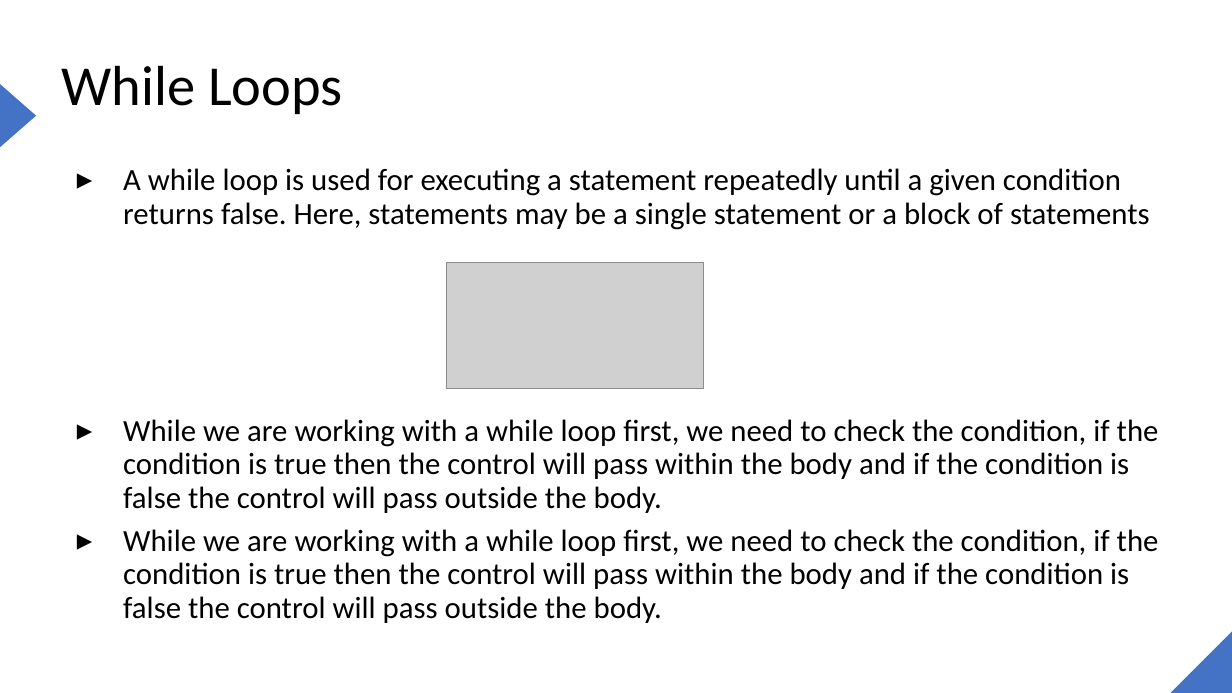
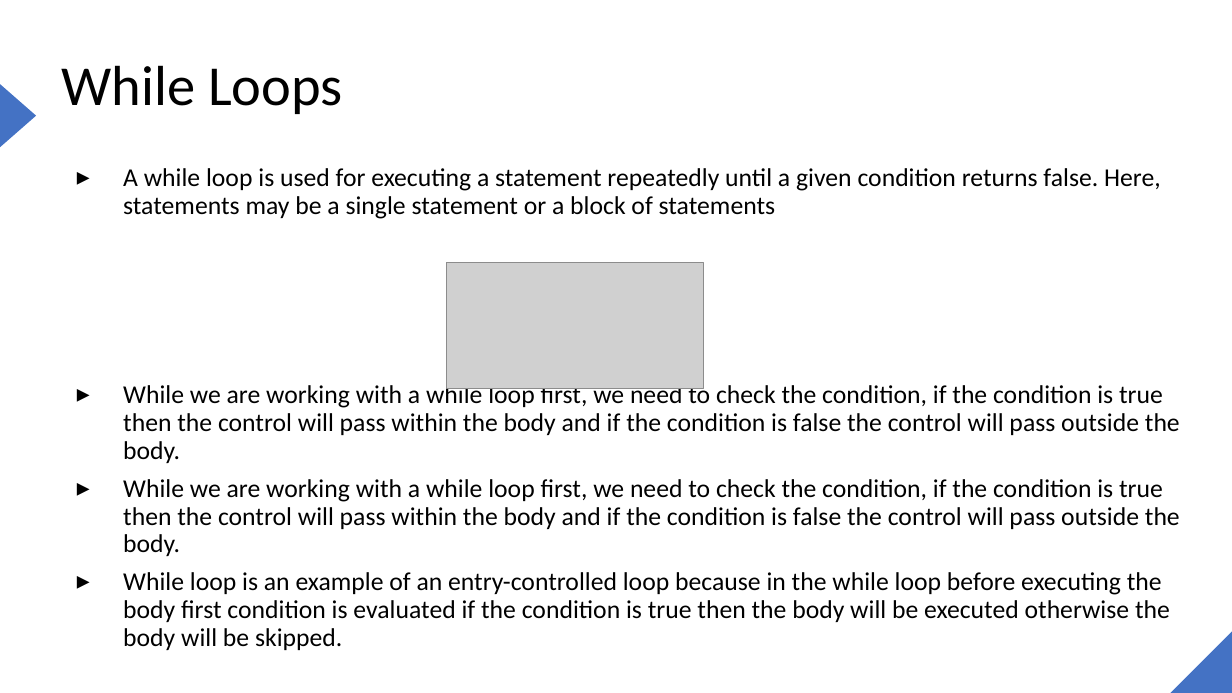
Before and after one commit to joe6276/The-sharp-Repo, a slide deck: slide 12 of Slides/6. Control Flow/Control Flow.pptx. Drawn at 1232x693 pixels with LibreOffice and Linux fonts; fonts in the diff are those of the drawing; grey boxes stand for pictures. Boxes give left, top, right and bottom in pixels: in the first picture for what was removed or moved away, otherwise in the second. Text is boxed around its words. In the diff, an @@ line names an element or a change of style, - is before the commit and + after.

Commit message:
working on control flow

```diff
--- a/Slides/6. Control Flow/Control Flow.pptx
+++ b/Slides/6. Control Flow/Control Flow.pptx
@@ text at [123,168,1180,556]: size 24 to 20 pt in "A while loop is used for executing ...", "While we are working with a while ...", "While we are working with a while ..." @@
@@ text at [123,572,1170,650]: paragraph added @@
+▸ While loop is an example of an entry-controlled loop because in the while loop before executing the body first condition is evaluated if the condition is true then the body will be executed otherwise the body will be skipped.
```
Also in this commit, not shown: 9 slides added, 1 slide removed.
